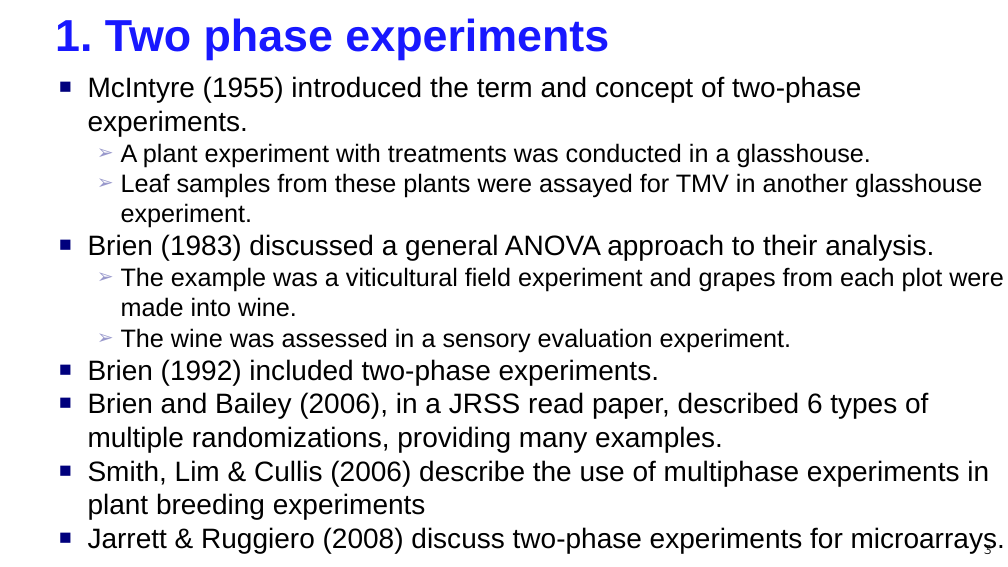
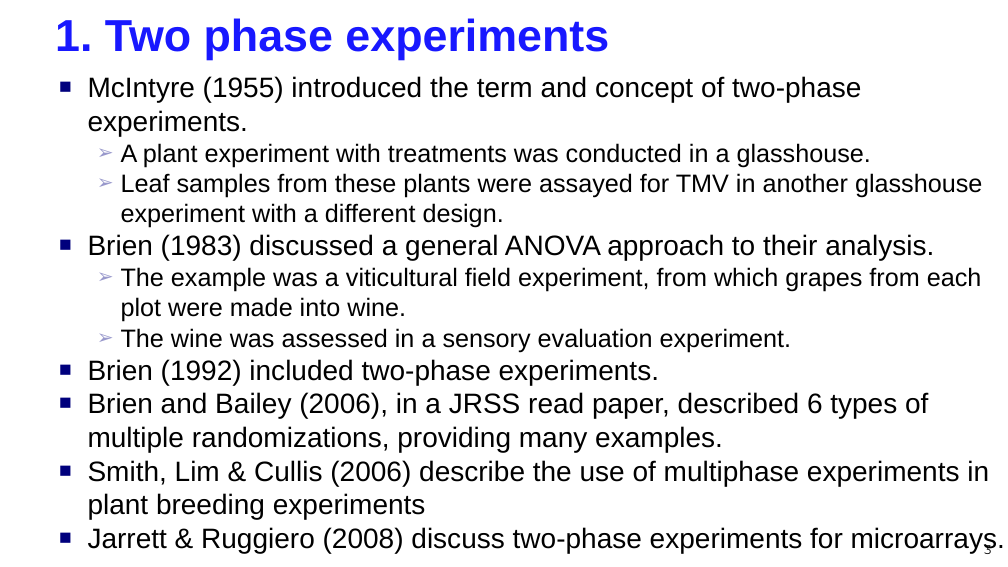
Before and after one commit to briencj/webcjb, a slide deck: slide 3 of multitier/TwoPhaseHumanExpt.v1.ppsx. Drawn at 1008x567 pixels with LibreOffice and Linux fonts; fonts in the diff are those of the drawing. Boxes give left, top, right and bottom in pixels: in the first picture for what was removed or moved away, otherwise in the second. Text is boxed around its words. In the diff, an @@ line names an element or a change of style, - is before the commit and + after.

```diff
--- a/multitier/TwoPhaseHumanExpt.v1.ppsx
+++ b/multitier/TwoPhaseHumanExpt.v1.ppsx
@@ text at (121, 173, 982, 228): text changed @@
-  ➢ Leaf samples from these plants were assayed for TMV in another glasshouse experiment.
+  ➢ Leaf samples from these plants were assayed for TMV in another glasshouse experiment with a different design.
@@ text at (121, 267, 982, 322): text changed @@
-  ➢ The example was a viticultural field experiment and grapes from each plot were made into wine.
+  ➢ The example was a viticultural field experiment, from which grapes from each plot were made into wine.
```
Also in this commit, not shown: 5 other slides changed.
